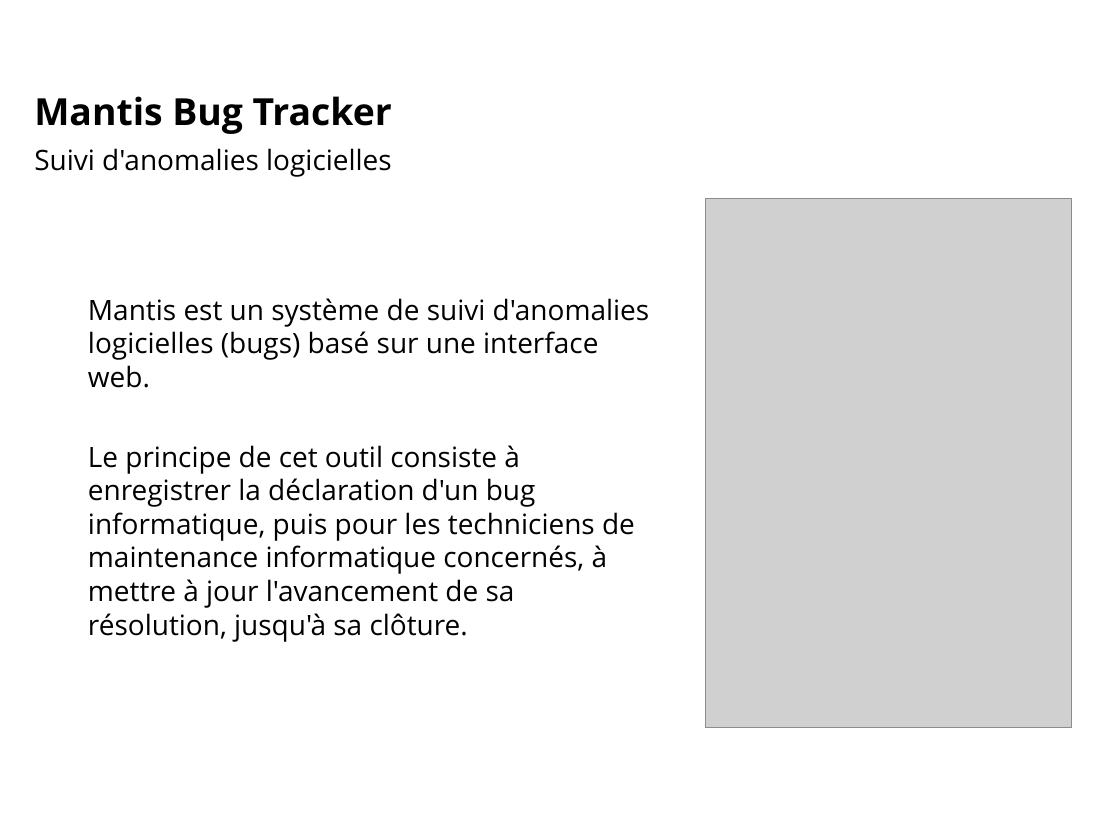
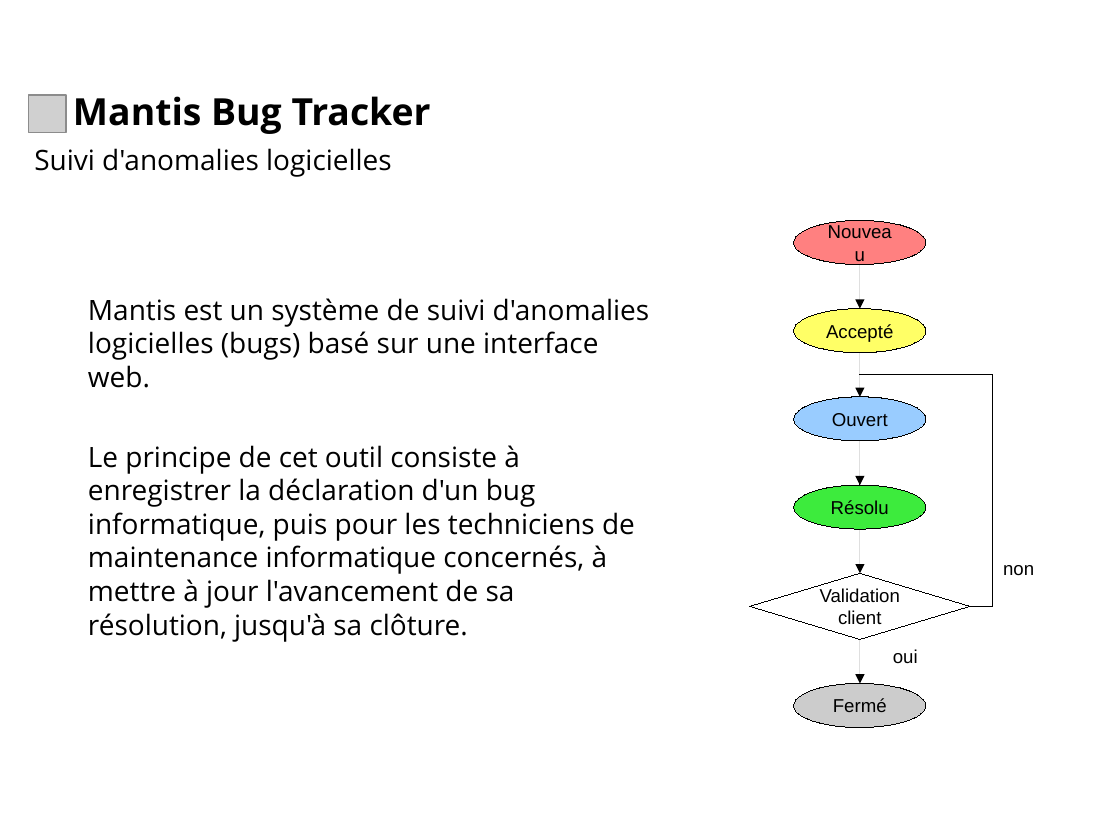
Before and after one commit to lbayle/codev, a slide deck: slide 2 of doc/Presentation/CodevTT_5a7_20120315.odp. Drawn at 1120x840 pixels with LibreOffice and Linux fonts; fonts in the diff are those of the drawing; grey boxes stand for pictures; background and template pictures are left out. Boxes give left, top, right and bottom in pixels: in the first picture for what was removed or moved away, otherwise in the second. Text is boxed around its words. In the diff, an @@ line names an element or a change of style, - is before the commit and + after.

```diff
--- a/doc/Presentation/CodevTT_5a7_20120315.odp
+++ b/doc/Presentation/CodevTT_5a7_20120315.odp
@@ title "Mantis Bug Tracker": place and size @@
-title "Mantis Bug Tracker" at box(34, 96, 392, 134)
+title "Mantis Bug Tracker" at box(73, 96, 431, 134)
@@ picture: place and size @@
-picture at box(706, 198, 1072, 727)
+picture at box(29, 95, 66, 132)
@@ ellipse added at box(794, 221, 926, 264), fill #FF8080, outline #000000 0 pt, 12 pt, text #000000 @@
+Nouveau
@@ arrow added from (860, 264) to (860, 309), #000000 0 pt @@
@@ ellipse added at box(794, 309, 926, 353), fill #FFFF66, outline #000000 0 pt, 12 pt, text #000000 @@
+Accepté
@@ arrow added from (860, 353) to (860, 396), #000000 0 pt @@
@@ elbow line added from (970, 606) to (860, 375), #000000 0 pt @@
@@ ellipse added at box(794, 396, 926, 440), fill #99CCFF, outline #000000 0 pt, 12 pt, text #000000 @@
+Ouvert
@@ arrow added from (860, 441) to (860, 485), #000000 0 pt @@
@@ ellipse added at box(794, 485, 926, 529), fill #3DEB3D, outline #000000 0 pt, 12 pt, text #000000 @@
+Résolu
@@ arrow added from (860, 529) to (860, 573), #000000 0 pt @@
@@ text added at box(1003, 565, 1034, 576), 12 pt, text #000000 @@
+non
@@ diamond added at box(749, 573, 970, 640), fill #FFFFFF, outline #000000 0 pt, 12 pt, text #000000 @@
+Validation client
@@ arrow added from (860, 640) to (860, 683), #000000 0 pt @@
@@ text added at box(893, 649, 918, 663), 12 pt, text #000000 @@
+oui
@@ ellipse added at box(794, 683, 926, 727), fill #CCCCCC, outline #000000 0 pt, 12 pt, text #000000 @@
+Fermé
```
Also in this commit, not shown: 5 other slides changed, 1 slide added, 1 other file.
